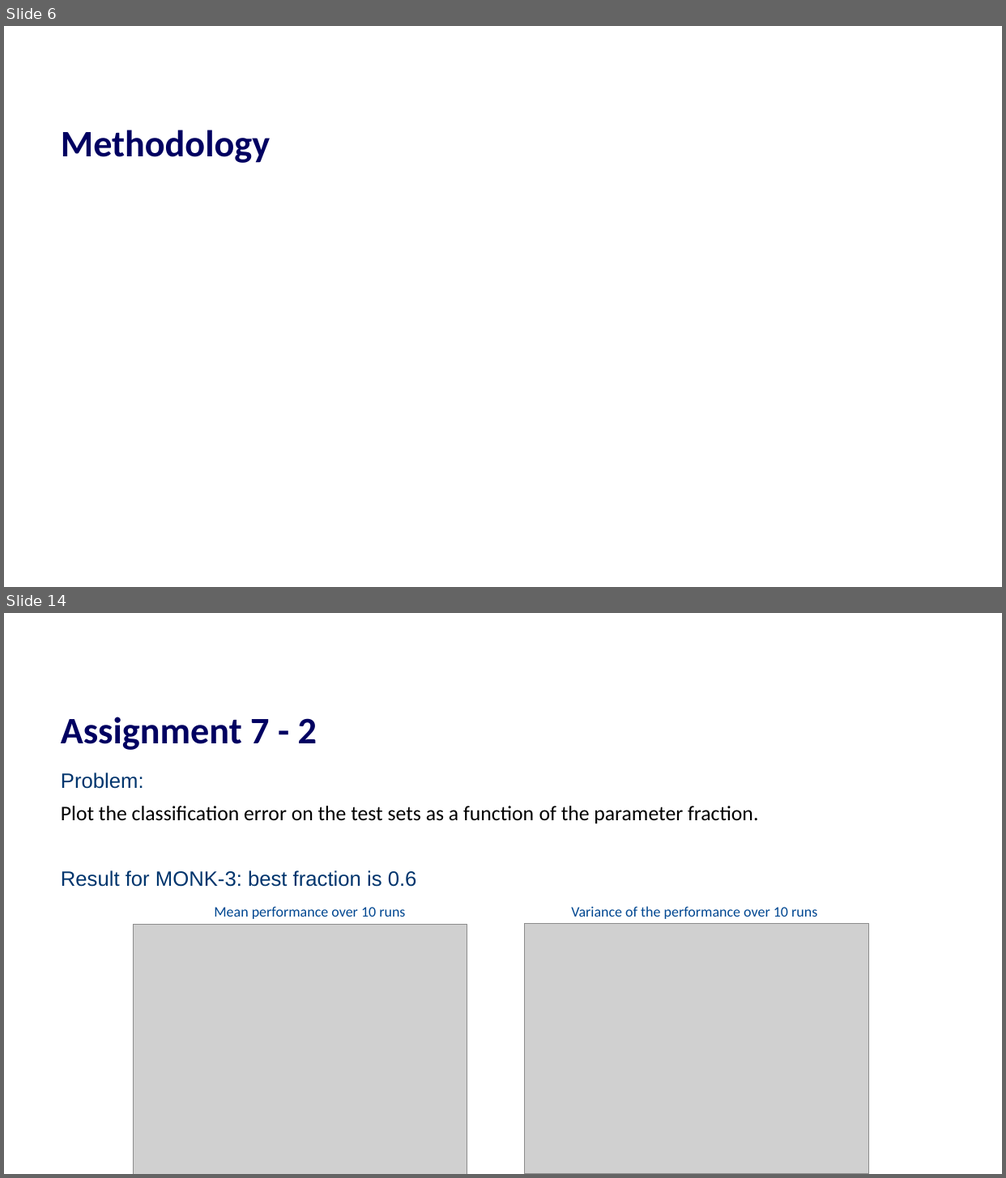
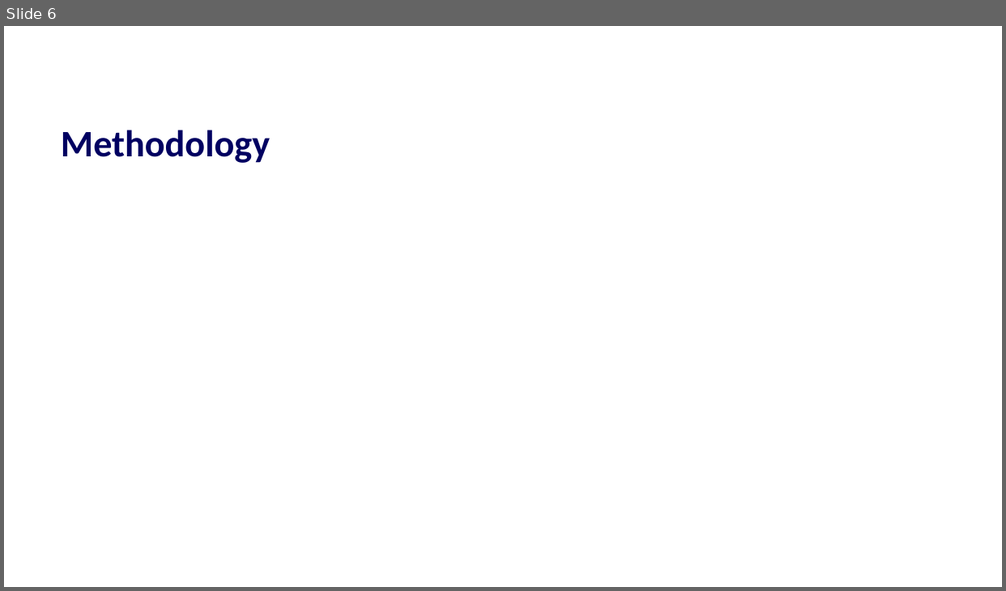
Before and after one commit to TheresaHoesl/PatternRecognition_MachineLearning, a slide deck: Final_project/presentation.pptx. Shown one above the other, each under a label of ours: slides 6 and 14 before the commit, slide 6 after it; the slides between them are not shown. The pictures are 1006x1178 and 1006x591 pixels, drawn with LibreOffice and Linux fonts; fonts in the diff are those of the drawing; grey boxes stand for pictures; background and template pictures are left out. Boxes give left, top, right and bottom in pixels: in the first picture for what was removed or moved away, otherwise in the second. Text is boxed around its words. In the diff, an @@ line names an element or a change of style, - is before the commit and + after.

```diff
--- a/Final_project/presentation.pptx
+++ b/Final_project/presentation.pptx
@@ slide 14 removed at [4, 613, 1002, 1174], background #FFFFFF @@
@@ title removed at [61, 717, 317, 750] @@
-Assignment 7 - 2
@@ text removed at [61, 773, 759, 887] @@
-Problem:
-Plot the classification error on the test sets as a function of the parameter fraction.
-Result for MONK-3: best fraction is 0.6
@@ picture removed at [133, 924, 467, 1174] @@
@@ text removed at [214, 906, 405, 919] @@
-Mean performance over 10 runs
@@ picture removed at [524, 924, 868, 1174] @@
@@ text removed at [571, 906, 817, 919] @@
-Variance of the performance over 10 runs
```
Also in this commit, not shown: 2 slides changed, 4 slides added, 6 other slides removed.
